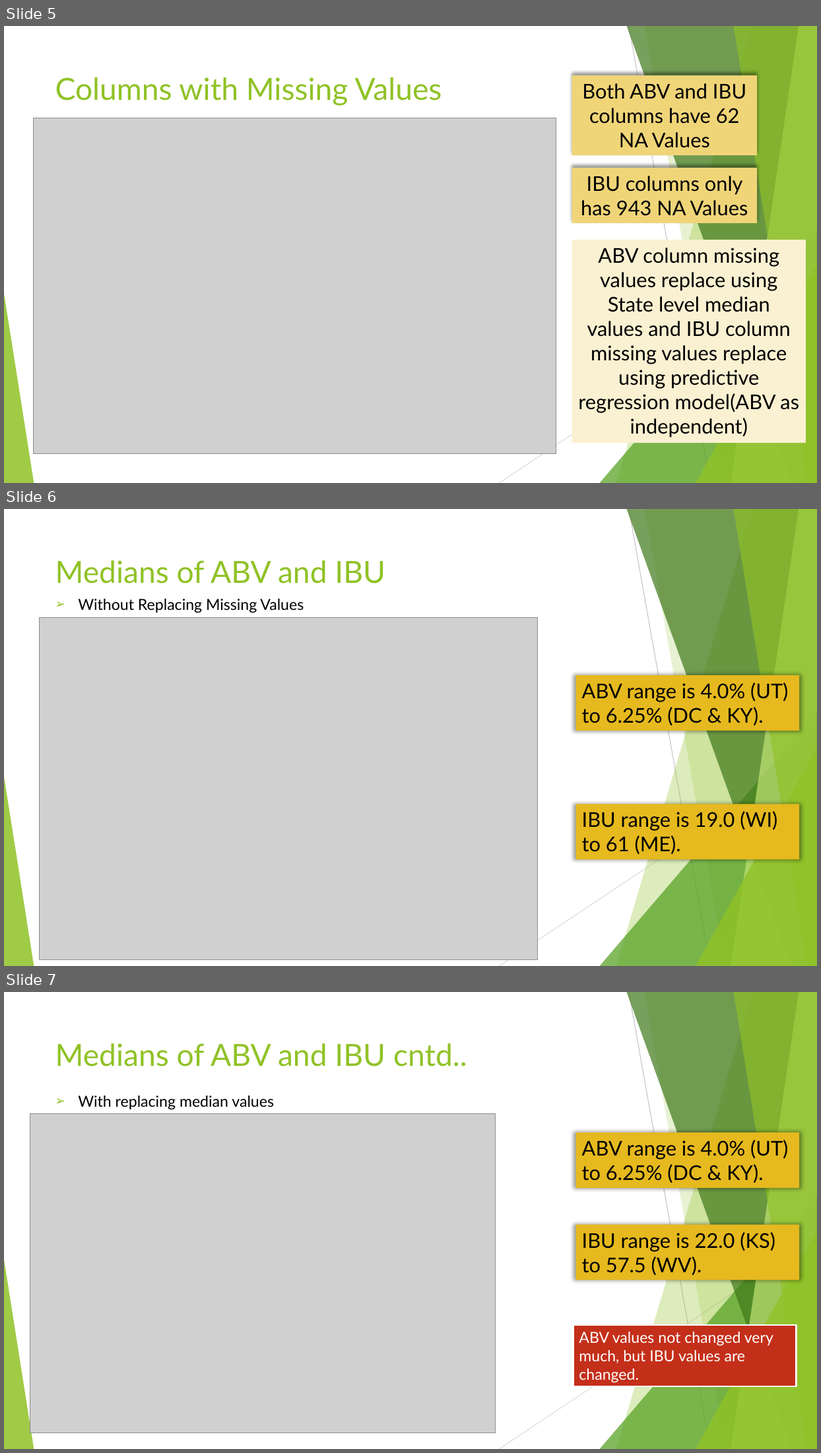
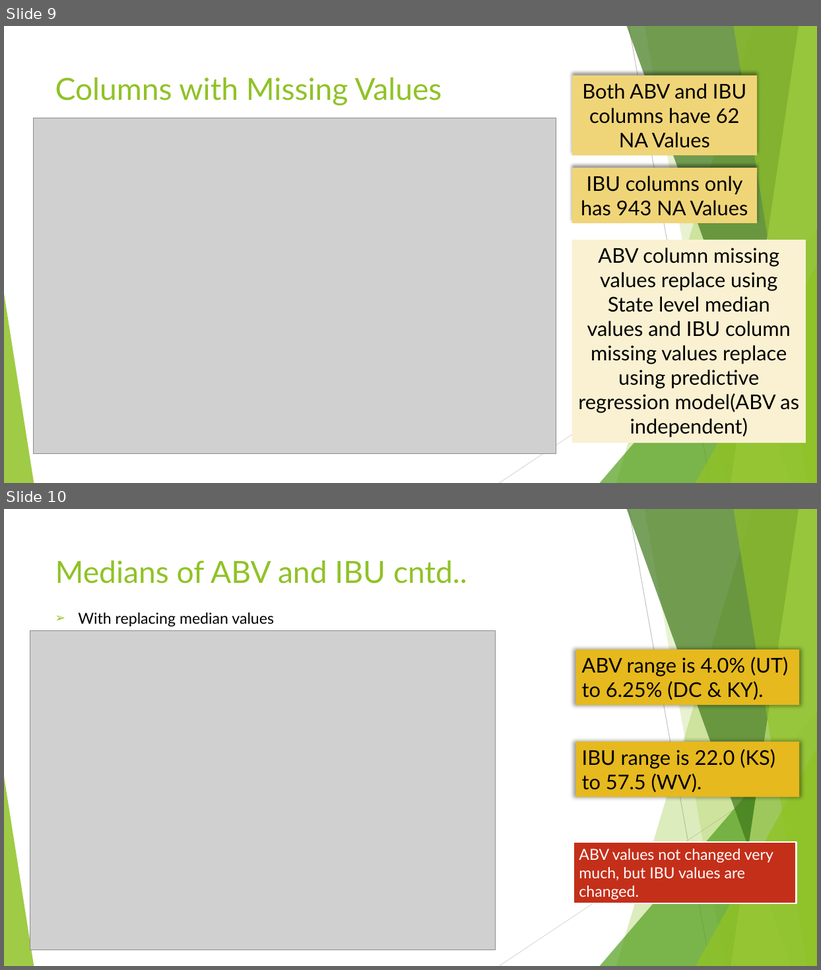
Before and after one commit to Omehrpour/R_proj_beer_market-, a slide deck: CaseStudy01.pptx. Shown one above the other, each under a label of ours: slides 5, 6 and 7 before the commit, slides 9 and 10 after it. The pictures are 821x1453 and 821x970 pixels, drawn with LibreOffice and Linux fonts; fonts in the diff are those of the drawing; grey boxes stand for pictures. Boxes give left, top, right and bottom in pixels: in the first picture for what was removed or moved away, otherwise in the second. Text is boxed around its words. In the diff, an @@ line names an element or a change of style, - is before the commit and + after.

```diff
--- a/CaseStudy01.pptx
+++ b/CaseStudy01.pptx
@@ slide 6 removed at (x1=4, y1=509, x2=817, y2=966), background #FFFFFF; not listed: 10 template elements that a slide beside it also shows @@
@@ title removed at (x1=55, y1=560, x2=385, y2=584) @@
-Medians of ABV and IBU
@@ text removed at (x1=78, y1=599, x2=304, y2=613) @@
-➢ Without Replacing Missing Values
@@ picture removed at (x1=40, y1=618, x2=538, y2=960) @@
@@ rectangle removed at (x1=576, y1=675, x2=799, y2=731) @@
-ABV range is 4.0% (UT) to 6.25% (DC & KY).
@@ rectangle removed at (x1=576, y1=804, x2=799, y2=859) @@
-IBU range is 19.0 (WI) to 61 (ME).
@@ what was slide 5 is now slide 9 @@
@@ what was slide 7 is now slide 10 @@
```
Also in this commit, not shown: 3 slides changed, 14 slides added.
